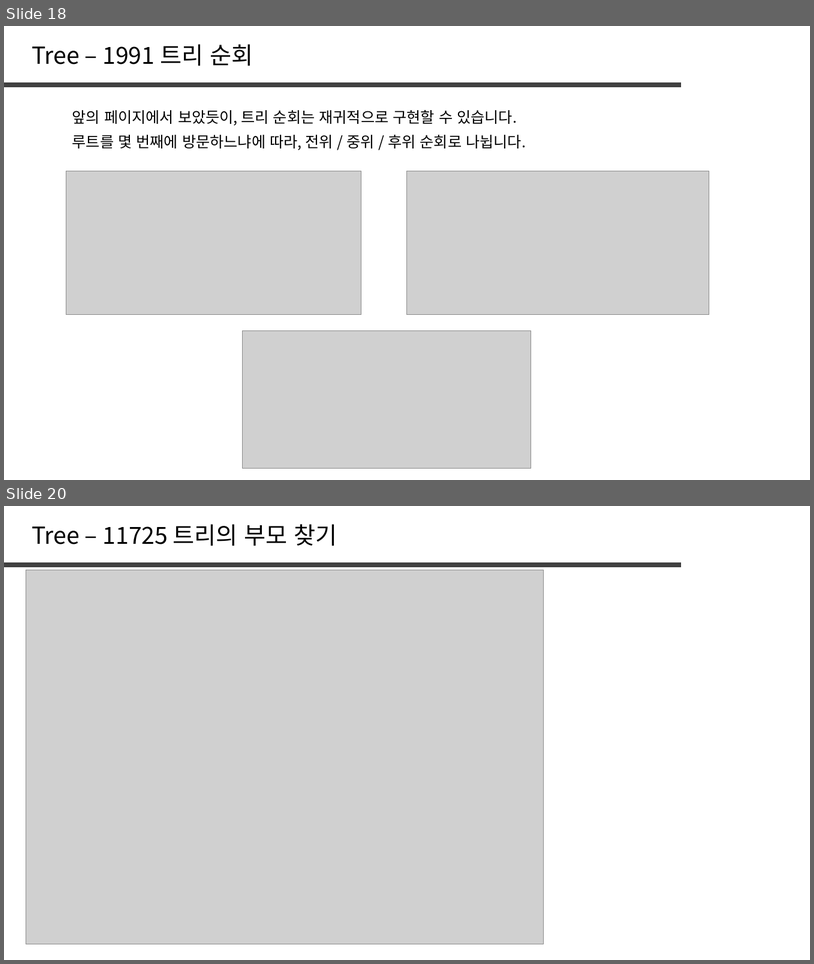
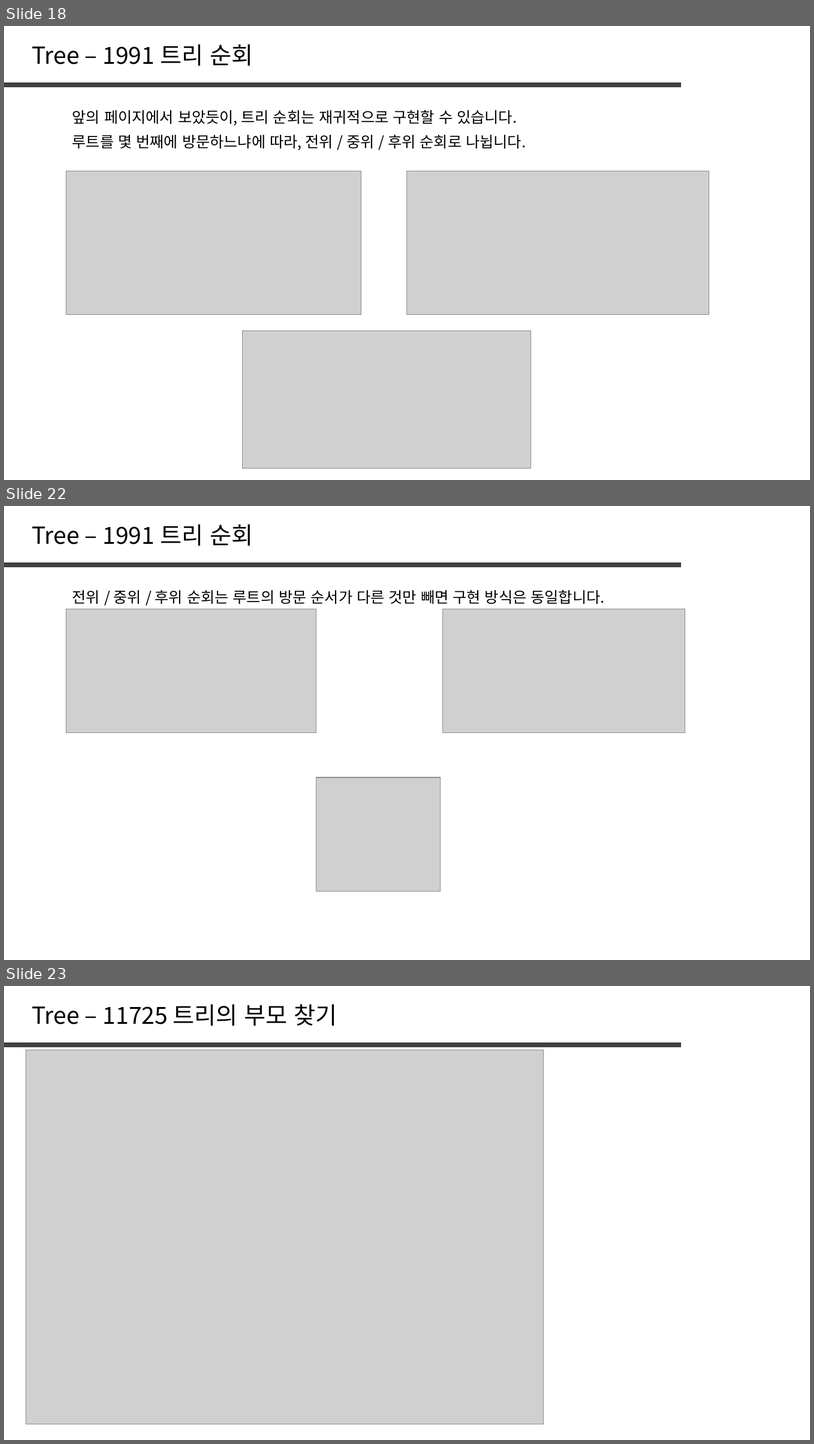
Before and after one commit to jaehoo1/PS-study, a slide deck: study/8_Tree, Graph.pptx. Shown one above the other, each under a label of ours: slides 18 and 20 before the commit, slides 18, 22 and 23 after it; the slides between them are not shown. The pictures are 814x964 and 814x1444 pixels, drawn with LibreOffice and Linux fonts; fonts in the diff are those of the drawing; grey boxes stand for pictures. Boxes give left, top, right and bottom in pixels: in the first picture for what was removed or moved away, otherwise in the second. Text is boxed around its words. In the diff, an @@ line names an element or a change of style, - is before the commit and + after.

```diff
--- a/study/8_Tree, Graph.pptx
+++ b/study/8_Tree, Graph.pptx
@@ slide 22 added at [4,506,810,960], background #FFFFFF @@
@@ text added at [32,524,253,546], 28 pt, text #000000 @@
+Tree – 1991 트리 순회
@@ line added from (4, 565) to (681, 565), #404040 6 pt @@
@@ text added at [72,590,605,604], 18 pt, text #000000 @@
+전위 / 중위 / 후위 순회는 루트의 방문 순서가 다른 것만 빼면 구현 방식은 동일합니다.
@@ picture added at [66,609,317,733] @@
@@ picture added at [443,609,686,733] @@
@@ picture added at [317,777,441,891] @@
@@ what was slide 20 is now slide 23 @@
```
Also in this commit, not shown: 1 slide changed, 5 other slides added, 1 slide removed.
